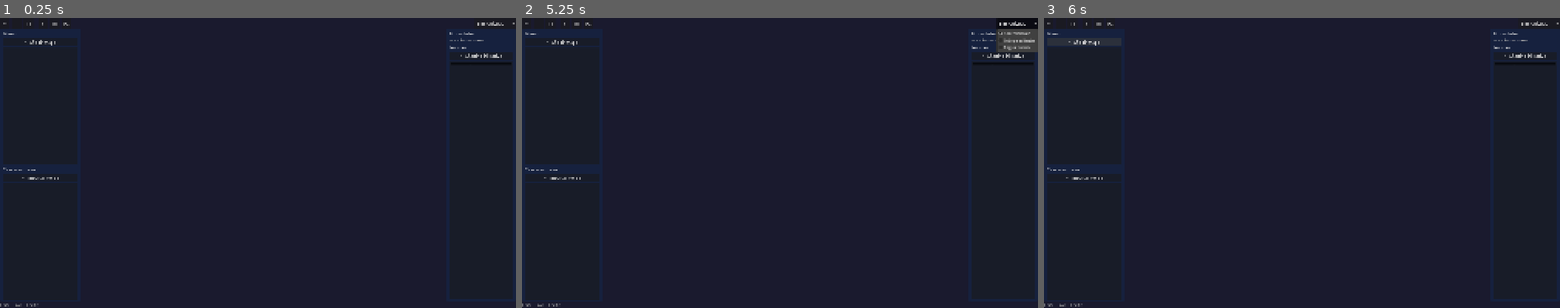
Above: before the commit, frames 1-3 (left to right).
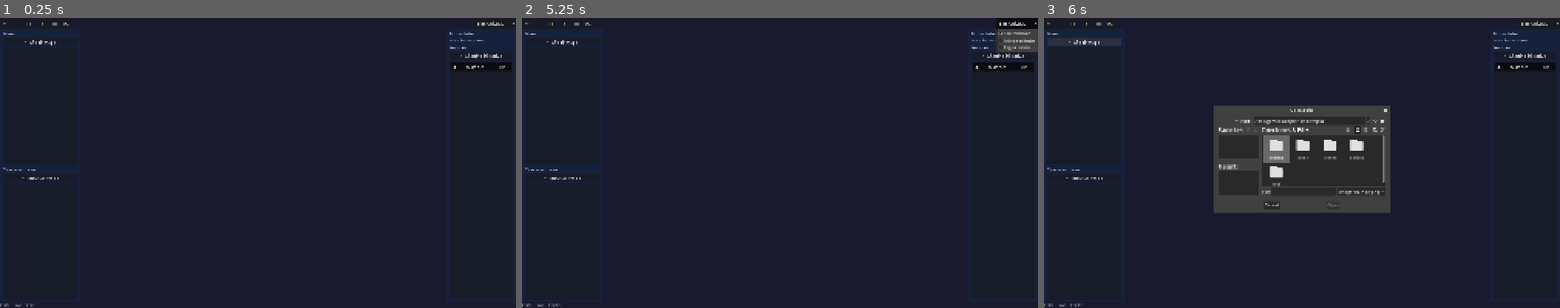
Above: after the commit, the same moments.

Repository: DEVizzent/BattleMapToolkit
Game: Godot game, scene res://scenes/ui/dm_window.tscn
Two runs of this game, one before a commit and one after it. Both use one fixed random seed, a clock stepped at 60 frames per second and the inputs below. This scene is started directly instead of the project's main scene.
Inputs:
- Up to frame 1 (0.25 s): no input
- Up to frame 2 (5.25 s): click "+" at 0.5 s; click "-" at 1.25 s; click "[ ]" at 2 s; click "#" at 2.75 s; click "M" at 3.5 s; click "FX" at 4.25 s; click "Sincronizado" at 5 s
- Up to frame 3 (6 s): click "+ Añadir mapa" at 5.75 s

The runs differ from the first frame. In frame 1, less than 0.1% of the frame differs, in the area x 6-98%, y 16-100%; in frame 2, less than 0.1%; in frame 3, 7.2%, in the area x 32-98%, y 16-68%.
Error before the commit: Parse Error: Invalid operands "Vector2i" and "Vector2" for "-" operator. (res://scripts/ui/dm_window.gd:281)

Commit message:
fix: tipos explicitos en _fit_map_to_viewport (Vector2i vs Vector2)

Diff:
--- a/scripts/ui/dm_window.gd
+++ b/scripts/ui/dm_window.gd
@@ -268,13 +268,13 @@
 func _fit_map_to_viewport() -> void:
 	if not map_sprite.texture:
 		return
-	var tex_size := map_sprite.texture.get_size()
-	var vp_size := viewport_node.size
+	var tex_size: Vector2 = map_sprite.texture.get_size()
+	var vp_size: Vector2 = Vector2(viewport_node.size)
 	if tex_size.x <= 0 or tex_size.y <= 0:
 		return
-	var scale_x := vp_size.x / tex_size.x
-	var scale_y := vp_size.y / tex_size.y
-	var scale := minf(scale_x, scale_y)
+	var scale_x: float = vp_size.x / tex_size.x
+	var scale_y: float = vp_size.y / tex_size.y
+	var scale: float = minf(scale_x, scale_y)
 	if scale > 1.0:
 		scale = 1.0
 	map_root.scale = Vector2(scale, scale)
Not shown, added: scripts/map/map_data.gd.uid
Not shown, added: test/test_launcher/test_view_mode.gd.uid
Not shown, added: test/test_map/test_map_data.gd.uid
